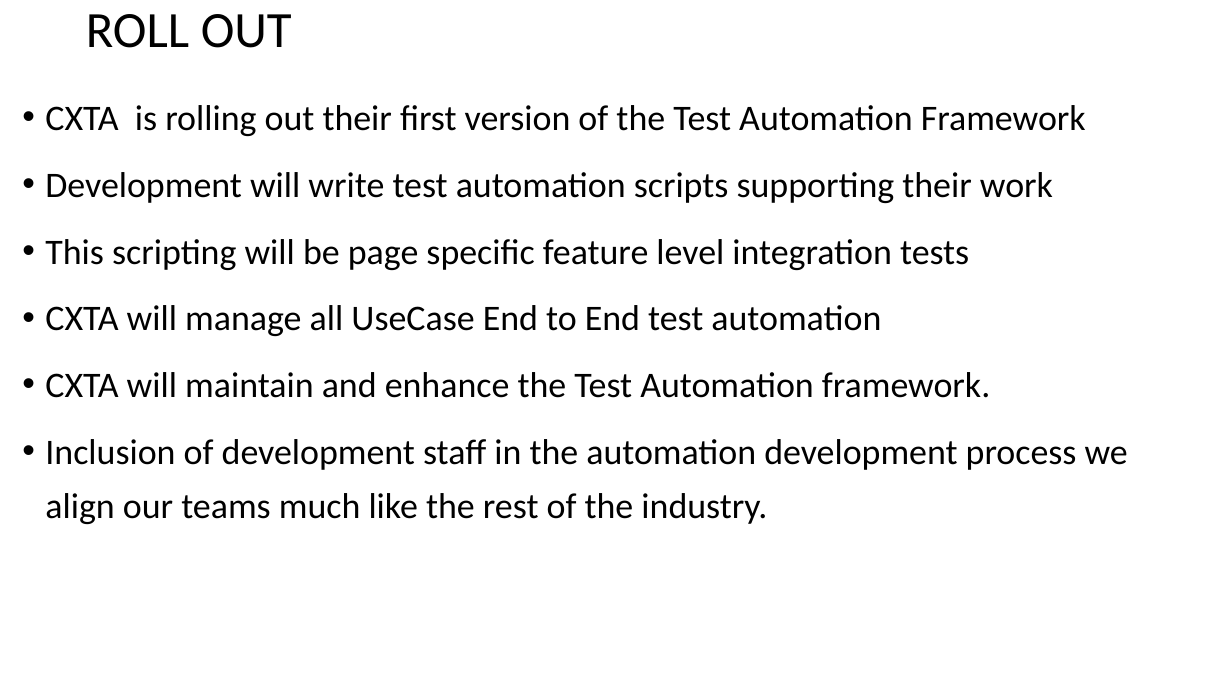
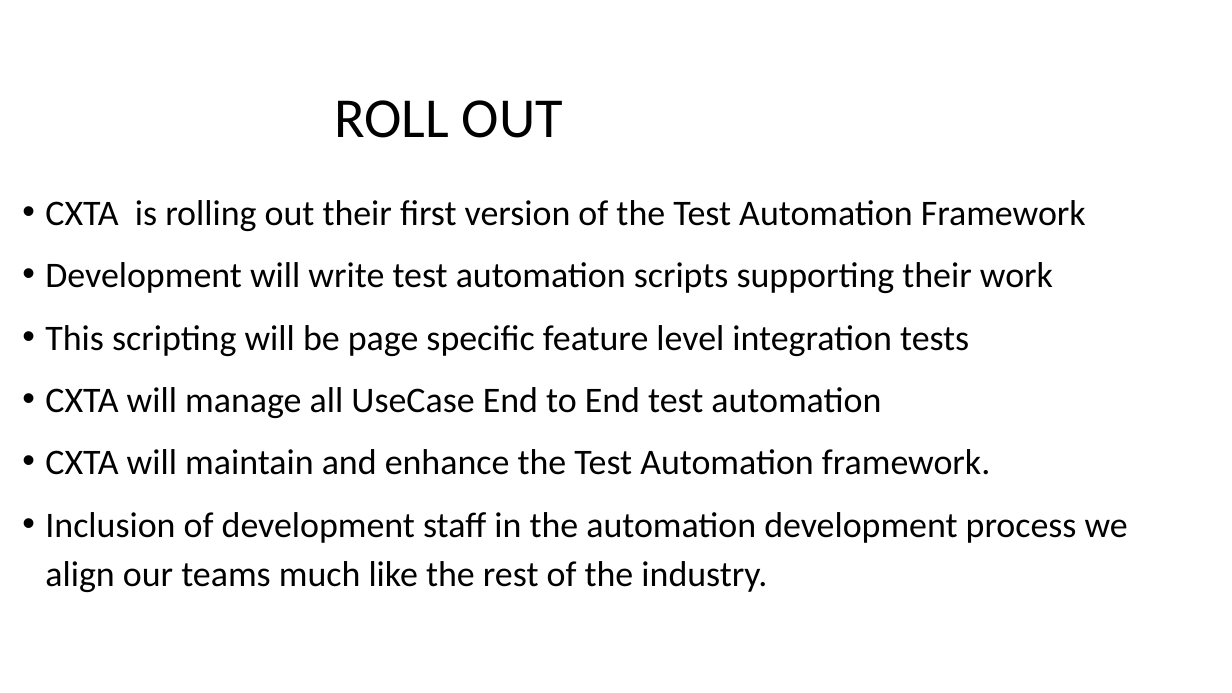
Before and after one commit to raghav9329/mainProf, a slide deck: slide 5 of CurrentWork_Delta/CX_StrategyPowerPoint.pptx. Drawn at 1232x693 pixels with LibreOffice and Linux fonts; fonts in the diff are those of the drawing. Boxes give left, top, right and bottom in pixels: in the first picture for what was removed or moved away, otherwise in the second. Text is boxed around its words. In the diff, an @@ line names an element or a change of style, - is before the commit and + after.

Commit message:
2/17/18 First Mod last today to Strat Powerpoint

```diff
--- a/CurrentWork_Delta/CX_StrategyPowerPoint.pptx
+++ b/CurrentWork_Delta/CX_StrategyPowerPoint.pptx
@@ title "ROLL OUT": place and size @@
-title "ROLL OUT" at [86, 14, 292, 48]
+title "ROLL OUT" at [334, 100, 563, 138]
@@ title "ROLL OUT" at [334, 100, 563, 138]: size 39.6 to 44 pt; alignment left to centre @@
@@ text "CXTA is rolling out their ...": place and size @@
-text "CXTA is rolling out their ..." at [45, 105, 1128, 524]
+text "CXTA is rolling out their ..." at [45, 200, 1128, 592]
@@ text "CXTA is rolling out their ..." at [45, 200, 1128, 592]: line spacing 1.25 to 1.15 @@
```
Also in this commit, not shown: 4 other slides changed, 2 slides added, 2 slides removed.
